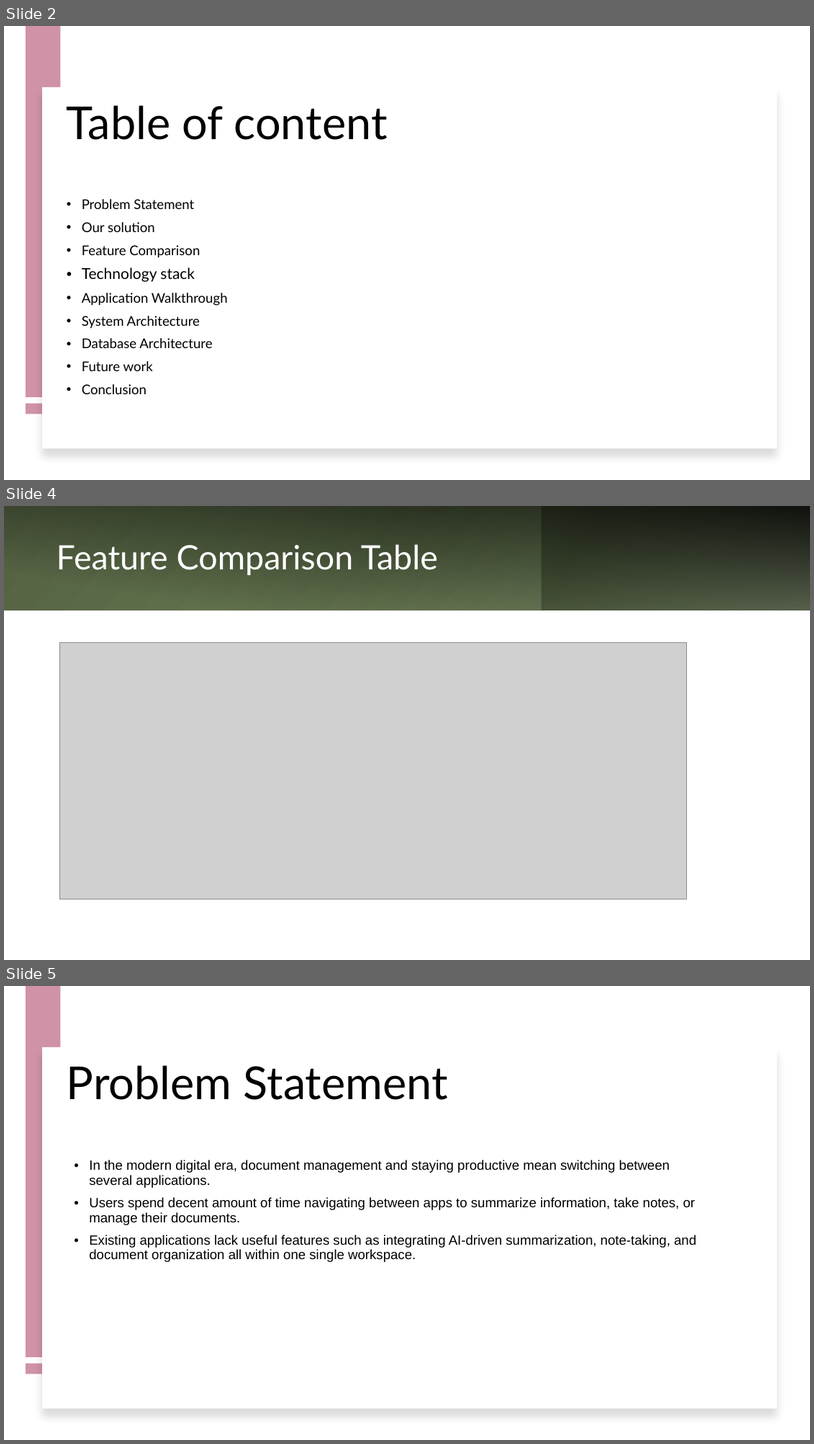
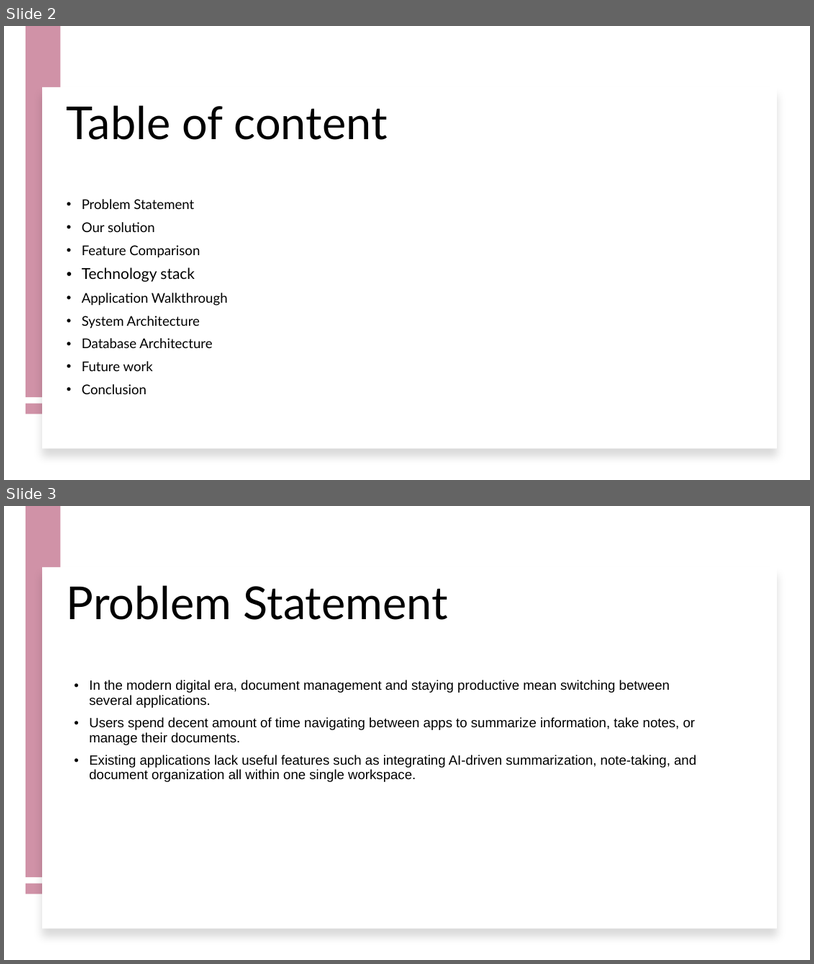
Before and after one commit to Aya2002Amjad/GP2, a slide deck: documentations/GP2PowePoint.pptx. Shown one above the other, each under a label of ours: slides 2, 4 and 5 before the commit, slides 2 and 3 after it; the slides between them are not shown. The pictures are 814x1444 and 814x964 pixels, drawn with LibreOffice and Linux fonts; fonts in the diff are those of the drawing; grey boxes stand for pictures. Boxes give left, top, right and bottom in pixels: in the first picture for what was removed or moved away, otherwise in the second. Text is boxed around its words. In the diff, an @@ line names an element or a change of style, - is before the commit and + after.

```diff
--- a/documentations/GP2PowePoint.pptx
+++ b/documentations/GP2PowePoint.pptx
@@ slide 4 removed at (x1=4, y1=506, x2=810, y2=960), background #FFFFFF @@
@@ rectangle removed at (x1=4, y1=506, x2=810, y2=610) @@
@@ rectangle removed at (x1=4, y1=506, x2=810, y2=610) @@
@@ rectangle removed at (x1=257, y1=506, x2=542, y2=610) @@
@@ rectangle removed at (x1=542, y1=506, x2=810, y2=610) @@
@@ title removed at (x1=57, y1=544, x2=438, y2=575) @@
-Feature Comparison Table
@@ picture removed at (x1=59, y1=643, x2=687, y2=899) @@
@@ what was slide 5 is now slide 3 @@
```
Also in this commit, not shown: 4 slides changed, 1 slide added, 3 other files.
